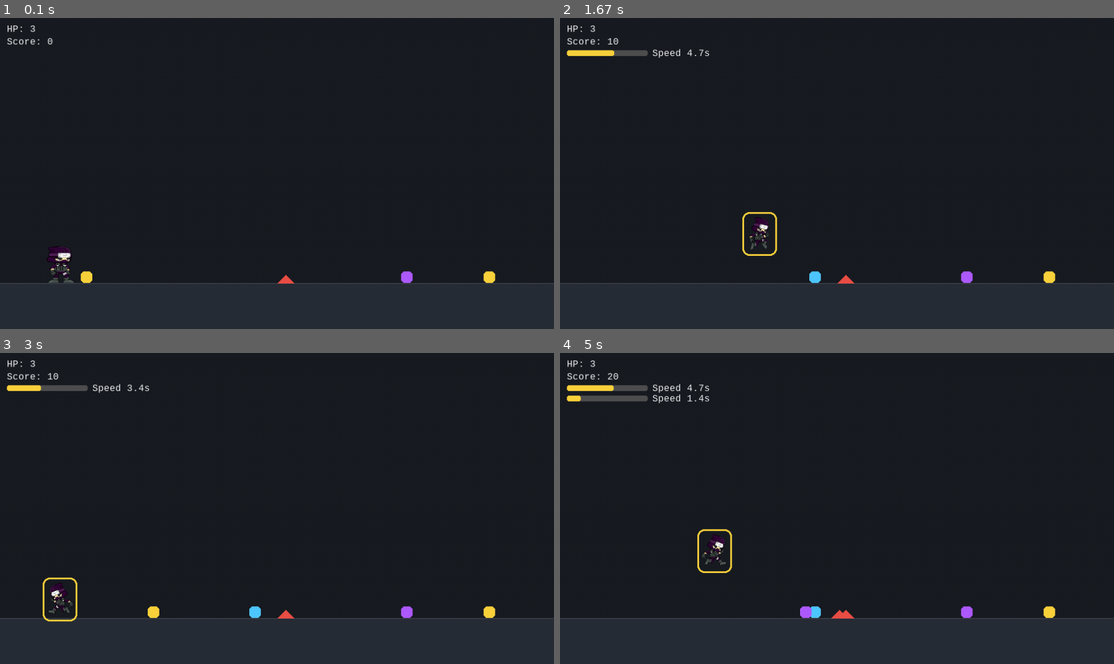
Above: before the commit, frames 1-4 (two rows, left to right).
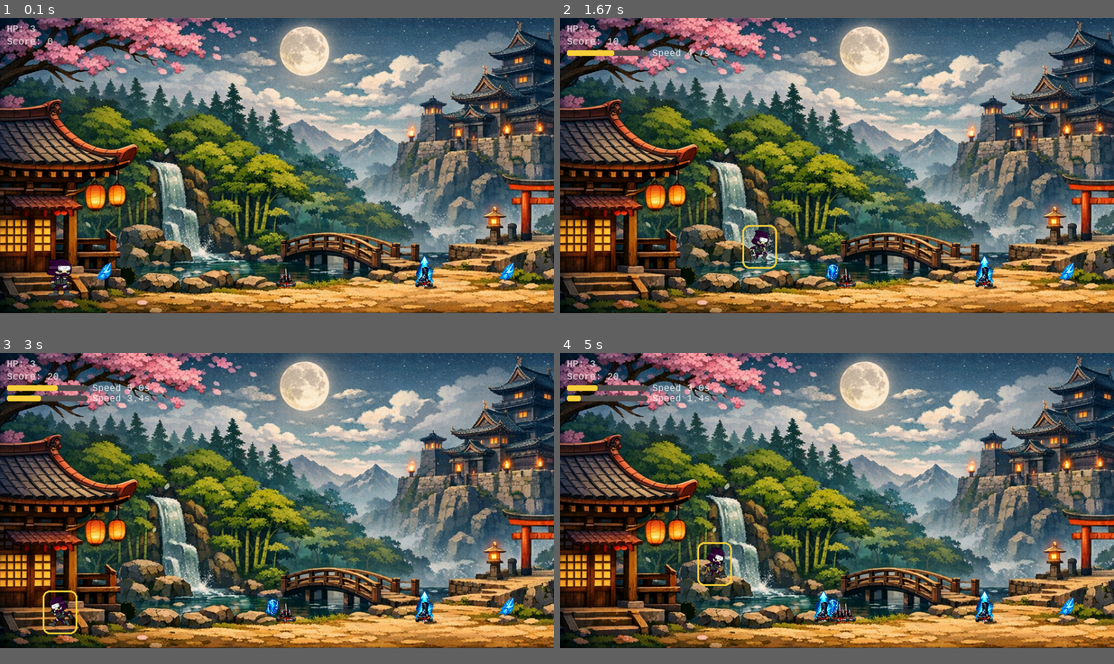
Above: after the commit, the same moments.

Repository: Sebast1023/Modelos_pygame
Game: pygame game, started from Decorator.py
The game is run twice, just before and just after one commit, with the same random seed, the same clock (stepped at 60 frames per second) and the same inputs.
Inputs:
- Up to frame 1 (0.1 s): no input
- Up to frame 2 (1.67 s): hold Right 0.33-0.8 s; hold Up 0.83-1.13 s; hold W 0.83-1.13 s; tap Space at 0.9, 1.23, 1.53 s; hold Right 1.17-1.63 s; hold D 1.17-1.63 s
- Up to frame 3 (3 s): hold Left 1.67-2.2 s; hold A 1.67-2.2 s; tap Space at 1.73, 2.03, 2.3, 2.6, 2.73 s; hold Left 2.23-2.63 s; hold A 2.23-2.63 s; hold Up from 2.67 s (still down); hold W from 2.67 s (still down)
- Up to frame 4 (5 s): release Up at 3.03 s; release W at 3.03 s; hold Right 3.07-3.7 s; hold D 3.07-3.7 s; tap Space at 3.13, 3.43, 3.8, 4.1, 4.3, 4.6 s; hold Left 3.73-4.2 s; hold A 3.73-4.2 s; hold Right 4.23-4.7 s; hold D 4.23-4.7 s
The window is 900x506 before the commit and 900x480 after it. Grey fills any space a smaller window leaves; there, only what the larger window draws over its background counts as a difference.

The runs differ from the first frame. In frame 1, 84% of the frame differs, in the area x 0-100%, y 0-95%; in frame 2, 83%; in frame 3, 84%; in frame 4, 83%.

Commit message:
Entorno completo

Diff:
--- a/Decorator.py
+++ b/Decorator.py
@@ -5,8 +5,8 @@
 
 
 # ======== Basic Setup ========
-WIDTH, HEIGHT = 960, 540
-GROUND_Y = HEIGHT - 80
+WIDTH, HEIGHT = 960, 513
+GROUND_Y = HEIGHT - 30
 FPS = 60
 
 WHITE = (245, 245, 245)
@@ -275,28 +275,40 @@
 # ======== World Objects (pickups & hazards) ========
 class Pickup:
     def __init__(self, x, kind):
-        self.kind = kind  # 'speed' | 'jump' | 'shield'
-        self.rect = pygame.Rect(x, GROUND_Y - 20, 20, 20)
-        self.color = {"speed": YELLOW, "jump": PURPLE, "shield": (80, 200, 255)}[kind]
-
-    def draw(self, surf):
-        pygame.draw.rect(surf, self.color, self.rect, border_radius=6)
+        self.kind = kind
+        size = 80
+
+        self.images = {
+            "speed": pygame.image.load("extras/speed.png").convert_alpha(),
+            "jump": pygame.image.load("extras/jump.png").convert_alpha(),
+            "shield": pygame.image.load("extras/shield.png").convert_alpha()
+        }
+
+        self.image = pygame.transform.scale(self.images[kind], (size, size))
+        self.rect = self.image.get_rect()
+        self.rect.x = x
+        self.rect.y = GROUND_Y - size
+
+    def draw(self, surf):
+        draw_x = self.rect.centerx - self.image.get_width() // 2
+        draw_y = self.rect.bottom - self.image.get_height()
+
+        surf.blit(self.image, (draw_x, draw_y))
 
 class Hazard:
     def __init__(self, x):
         self.rect = pygame.Rect(x, GROUND_Y - 14, 28, 14)
-        self.color = RED
-
-    def draw(self, surf):
-        pygame.draw.polygon(
-            surf,
-            self.color,
-            [
-                (self.rect.left, self.rect.bottom),
-                (self.rect.centerx, self.rect.top),
-                (self.rect.right, self.rect.bottom),
-            ],
-        )
+
+        self.image = pygame.image.load("extras/obstacle.png").convert_alpha()
+        self.image = pygame.transform.scale(self.image, (60, 60))
+
+    def draw(self, surf):
+        img_rect = self.image.get_rect()
+
+        # centrar imagen respecto al triángulo
+        img_rect.midbottom = self.rect.midbottom
+
+        surf.blit(self.image, img_rect)
 
 # ======== Helper: unwrap expired decorators ========
 def strip_expired_decorators(character: ICharacter) -> ICharacter:
@@ -379,6 +391,8 @@
     score = 0
     running = True
 
+    background = pygame.image.load("background/background_2.png").convert()
+    pygame.transform.scale(background, (WIDTH, HEIGHT))
     while running:
         dt = clock.tick(FPS) / 1000.0
         for e in pygame.event.get():
@@ -424,8 +438,8 @@
             hazards.append(Hazard(random.randint(80, WIDTH - 80)))
 
         # ======== RENDER ========
-        screen.fill((25, 28, 35))
-        draw_ground(screen)
+        screen.blit(background, (0, 0))
+        #draw_ground(screen)
 
         for p in pickups:
             p.draw(screen)
@@ -445,10 +459,10 @@
 
         # Game over banner
         if character.get_state()["hp"] <= 0:
-            banner = font.render("Game Over — press ESC to quit", True, RED)
+            banner = font.render("Game Over — press ESC to quit", True, WHITE)
             screen.blit(banner, (WIDTH // 2 - banner.get_width() // 2, 10))
 
-            # 🚫 congelar mundo (opcional pero recomendado)
+
             pickups.clear()
             hazards.clear()
 
Binary file added: extras/jump.png
Binary file added: extras/obstacle.png
Binary file added: extras/shield.png
Binary file added: extras/speed.png
